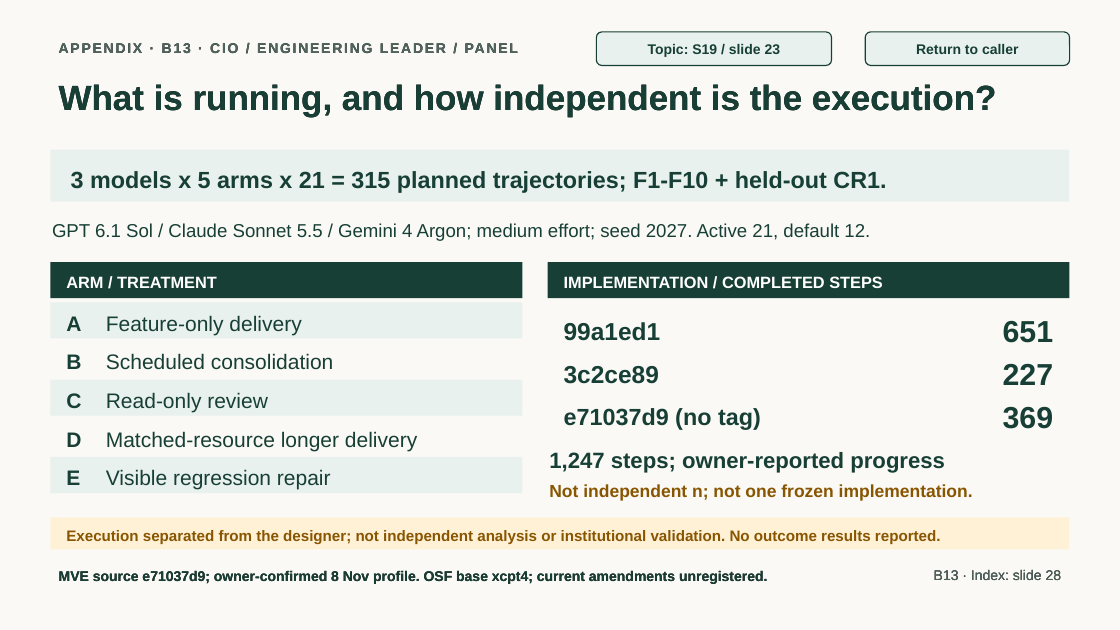
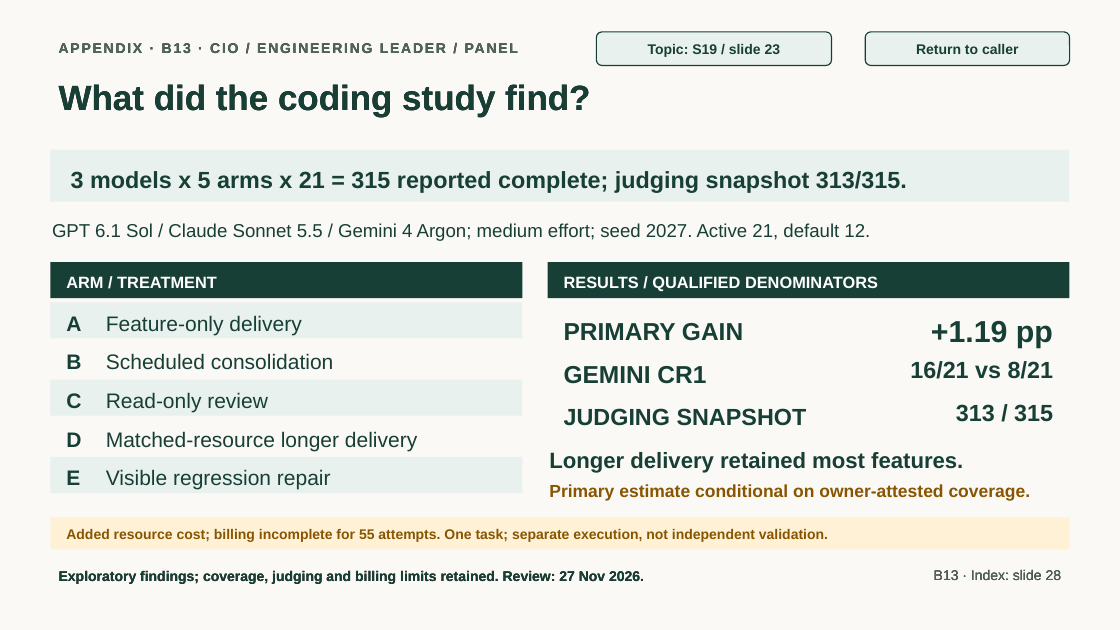
Before and after one commit to jmservera/ama, a slide deck: slide 41 of docs/capstone/deck/zava-forward-cowork-v2-draft.pptx. Drawn at 1120x630 pixels with LibreOffice and Linux fonts; fonts in the diff are those of the drawing. Boxes give left, top, right and bottom in pixels: in the first picture for what was removed or moved away, otherwise in the second. Text is boxed around its words. In the diff, an @@ line names an element or a change of style, - is before the commit and + after.

```diff
--- a/docs/capstone/deck/zava-forward-cowork-v2-draft.pptx
+++ b/docs/capstone/deck/zava-forward-cowork-v2-draft.pptx
@@ text at (x1=59, y1=84, x2=590, y2=117): text changed @@
-What is running, and how independent is the execution?
+What did the coding study find?
@@ text at (x1=71, y1=171, x2=907, y2=193): text changed @@
-3 models x 5 arms x 21 = 315 planned trajectories; F1-F10 + held-out CR1.
+3 models x 5 arms x 21 = 315 reported complete; judging snapshot 313/315.
@@ text at (x1=564, y1=276, x2=878, y2=292): text changed @@
-IMPLEMENTATION / COMPLETED STEPS
+RESULTS / QUALIFIED DENOMINATORS
@@ text at (x1=564, y1=323, x2=743, y2=341): text changed @@
-99a1ed1
+PRIMARY GAIN
@@ text at (x1=931, y1=321, x2=1053, y2=348): text changed @@
-651
++1.19 pp
@@ text at (x1=564, y1=366, x2=706, y2=384): text changed @@
-3c2ce89
+GEMINI CR1
@@ text at (x1=910, y1=361, x2=1053, y2=379): text changed; size 26 to 20 pt @@
-227
+16/21 vs 8/21
@@ text at (x1=564, y1=408, x2=807, y2=426): text changed @@
-e71037d9 (no tag)
+JUDGING SNAPSHOT
@@ text at (x1=956, y1=404, x2=1053, y2=422): text changed; size 26 to 20 pt @@
-369
+313 / 315
@@ text at (x1=549, y1=452, x2=963, y2=473): text changed @@
-1,247 steps; owner-reported progress
+Longer delivery retained most features.
@@ text at (x1=549, y1=484, x2=1031, y2=501): text changed @@
-Not independent n; not one frozen implementation.
+Primary estimate conditional on owner-attested coverage.
@@ text at (x1=66, y1=529, x2=828, y2=542): text changed; size 13 to 12 pt @@
-Execution separated from the designer; not independent analysis or institutional validation. No outcome results reported.
+Added resource cost; billing incomplete for 55 attempts. One task; separate execution, not independent validation.
@@ text at (x1=59, y1=570, x2=644, y2=584): text changed @@
-MVE source e71037d9; owner-confirmed 8 Nov profile. OSF base xcpt4; current amendments unregistered.
+Exploratory findings; coverage, judging and billing limits retained. Review: 27 Nov 2026.
```
Also in this commit, not shown: 17 other slides changed, 2 slides added, 2 slides removed, 55 other files.
